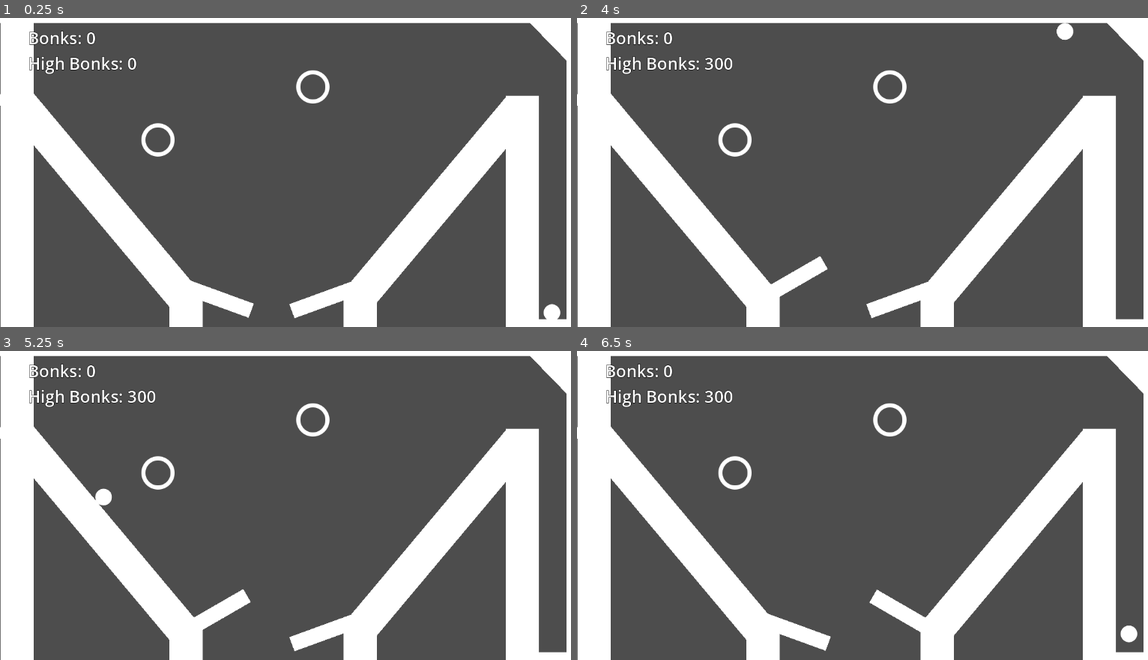
Above: before the commit, frames 1-4 (two rows, left to right).
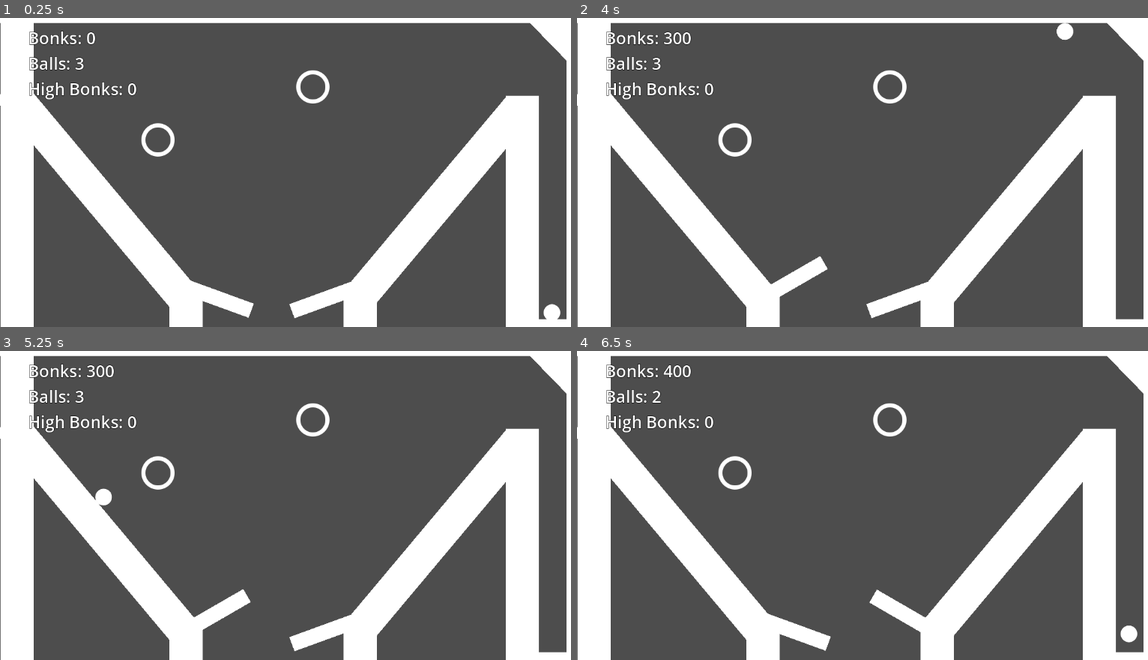
Above: after the commit, the same moments.

Repository: sfreed141/pinball
Game: Godot game, scene res://main.tscn
The game is run twice, just before and just after one commit, with the same random seed, the same clock (stepped at 60 frames per second) and the same inputs.
Inputs:
- Up to frame 1 (0.25 s): no input
- Up to frame 2 (4 s): tap Enter at 0.5 s; hold D (right) 0.53-1.28 s; hold Space (slap) 0.53-1.28 s; hold A (left) 1.28-2.03 s; tap Space (slap) at 1.35, 2.85 s; hold Space (slap) 2.03-2.78 s; hold D (right) 2.03-3.53 s; hold A (left) from 3.53 s (still down); hold Space (slap) from 3.53 s (still down)
- Up to frame 3 (5.25 s): keep holding A (left); release Space (slap) at 4.28 s; tap Space (slap) at 4.35 s; hold Space (slap) from 5.03 s (still down)
- Up to frame 4 (6.5 s): release A (left) at 5.78 s; release Space (slap) at 5.78 s; hold D (right) from 5.78 s (still down); tap Space (slap) at 5.85 s

The runs differ from the first frame. In frame 1, 0.8% of the frame differs, in the area x 5-24%, y 12-27%; in frame 2, 0.9%; in frame 3, 0.9%; in frame 4, 0.9%, in the area x 5-28%, y 4-27%.

Commit message:
add lives and display of lives, added setter to score var (#5)

Diff:
--- a/project/game/gamemode.gd
+++ b/project/game/gamemode.gd
@@ -9,8 +9,18 @@
 @onready var ingame_ui = %InGame
 @onready var score_label = %ScoreLabel
 @onready var highscore_label = %HighScoreLabel
-var score = 0
+@onready var lives_label = %LivesLabel
+
+
+var score: int = 0:
+	set(value):
+		if score != value:
+			score = value
+			_update_ui()
+	get:
+		return score
 var high_score = 0
+var lives = 3
 
 const PADDLE_GROUP = &"paddle"	# &"" is a StringName literal. It's for unique strings and is faster for comparisons.
 var paddles
@@ -53,10 +63,12 @@
 
 func _on_respawn_ball(ball):
 	ball.queue_free()
-	high_score = score if score > high_score else high_score
-	score = 0
-	_update_ui()
 	_spawn_ball()
+	lives -= 1
+	if (lives == 0):
+		print("Game Restarted")
+		high_score = score if score > high_score else high_score
+		score = 0
 
 func _plungerReady(ball):
 	ball.launched = false
@@ -72,3 +84,4 @@
 func _update_ui():
 	highscore_label.text = "High Bonks: %s" % [ high_score ]
 	score_label.text = "Bonks: %s" % [ score ]
+	lives_label.text = "Balls: %s" % [ lives ]
--- a/project/main.tscn
+++ b/project/main.tscn
@@ -2,15 +2,8 @@
 
 [ext_resource type="Script" path="res://game/gamemode.gd" id="1_8jxqk"]
 [ext_resource type="PackedScene" uid="uid://dhlm0r3kgrbs5" path="res://game/paddle.tscn" id="2_67h6p"]
-
 [ext_resource type="PackedScene" uid="uid://bwoyukoyw4e4d" path="res://game/wall.tscn" id="3_kdlmg"]
-
 [ext_resource type="PackedScene" uid="uid://biuqxwo0rr4k7" path="res://game/bumper.tscn" id="4_ro6ew"]
-[ext_resource type="Texture2D" uid="uid://cbvi147u2de24" path="res://assets/GiantLightStudios - SimpleShapes/square_64.png" id="4_vvabt"]
-
-[sub_resource type="RectangleShape2D" id="RectangleShape2D_ne3n4"]
-size = Vector2(512, 64)
-
 
 [sub_resource type="RectangleShape2D" id="RectangleShape2D_hpi33"]
 size = Vector2(1149, 69)
@@ -148,6 +141,14 @@
 text = "Bonks: 0"
 label_settings = SubResource("LabelSettings_sdi16")
 
+[node name="LivesLabel" type="Label" parent="UI/InGame/VBoxContainer"]
+unique_name_in_owner = true
+layout_mode = 2
+size_flags_horizontal = 0
+size_flags_vertical = 0
+text = "Balls: 3"
+label_settings = SubResource("LabelSettings_sdi16")
+
 [node name="HighScoreLabel" type="Label" parent="UI/InGame/VBoxContainer"]
 unique_name_in_owner = true
 layout_mode = 2
